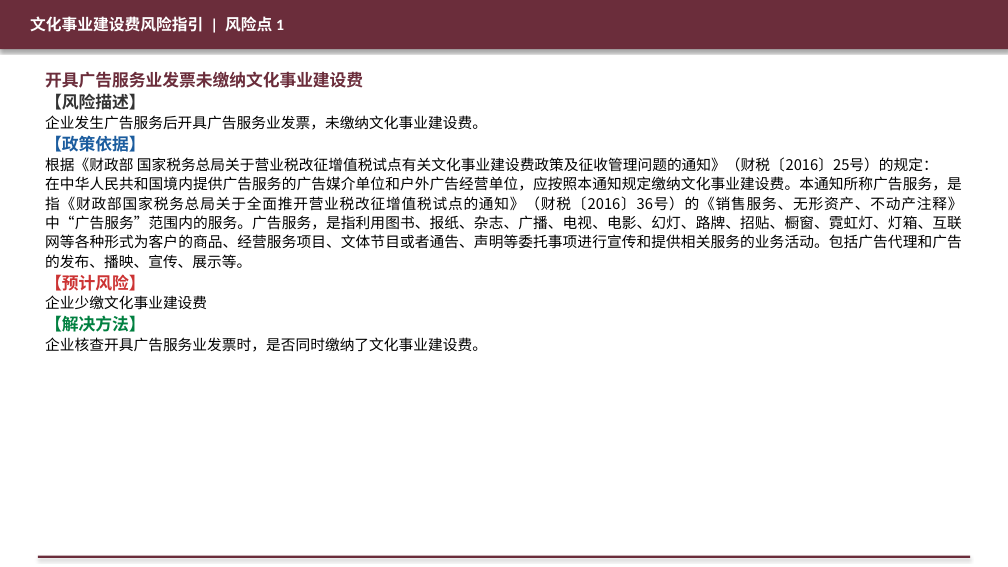
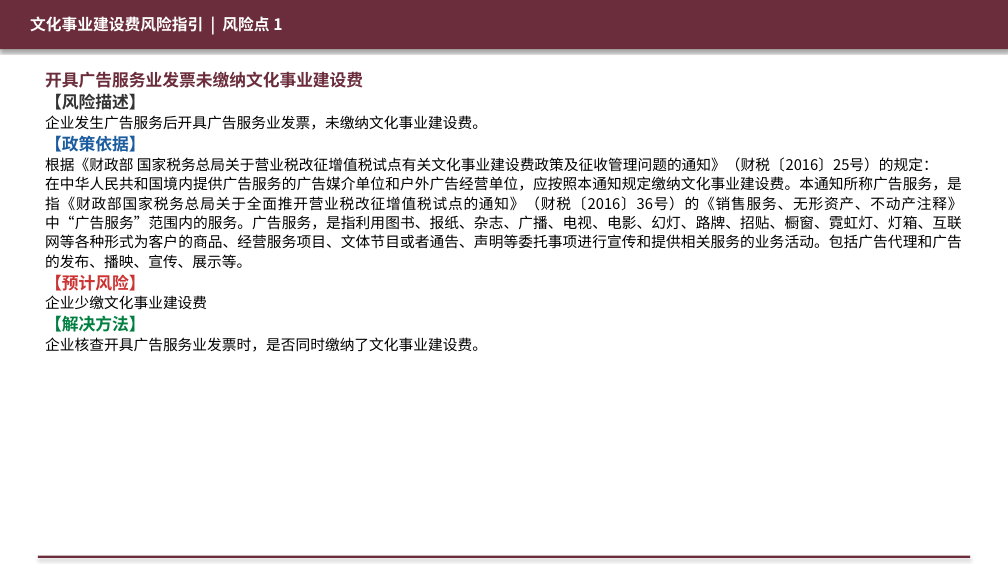
Before and after one commit to SlainTroyard/ppt, a slide deck: slide 2 of ppts_output_v3/18_文化事业建设费风险指引.pptx. Drawn at 1008x567 pixels with LibreOffice and Linux fonts; fonts in the diff are those of the drawing. Boxes give left, top, right and bottom in pixels: in the first picture for what was removed or moved away, otherwise in the second. Text is boxed around its words. In the diff, an @@ line names an element or a change of style, - is before the commit and + after.

```diff
--- a/ppts_output_v3/18_文化事业建设费风险指引.pptx
+++ b/ppts_output_v3/18_文化事业建设费风险指引.pptx
@@ rectangle "文化事业建设费风险指引 | 风险点 1" at (x1=0, y1=0, x2=1008, y2=49): font Calibri to Noto Sans CJK SC @@
```
Also in this commit, not shown: 1 other slide changed, 20 other files.
